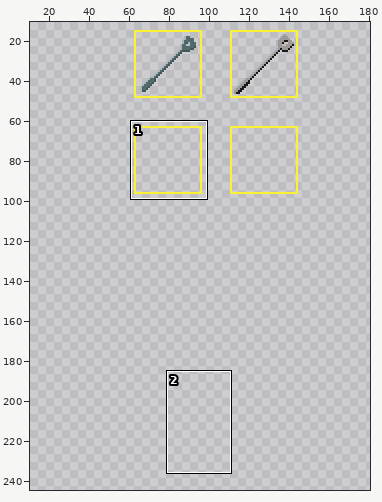
A pixel-art file gets an edit: Game/CrimsonDraft/Assets/Art/Sprites/UI/New/icons.aseprite. The picture above shows the old version from afar; the outline marks the close-up.
Close-up. Old version:
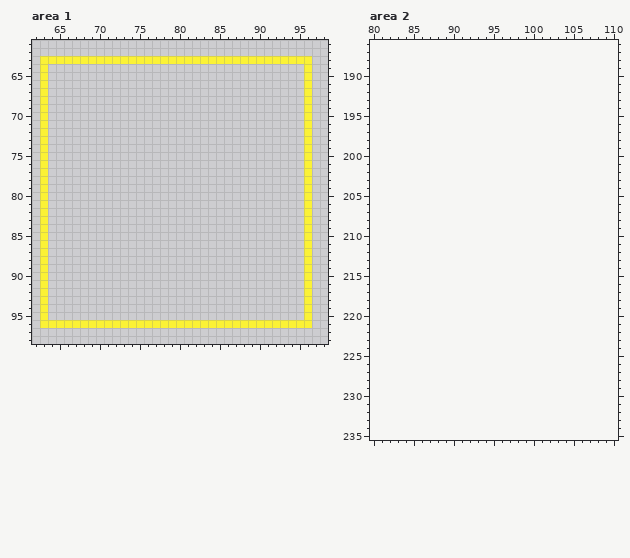
128x128 pixels, 1 frame. Colours within 5 levels of each other are drawn and written as one. Shown: area 1: x 62..98, y 61..98; area 2: x 80..110, y 186..235. The old version is drawn lined up with the new one, on the new canvas. The wide view leaves out empty margins. The commit also changed other parts of the picture, which this record leaves out.
Once edited:
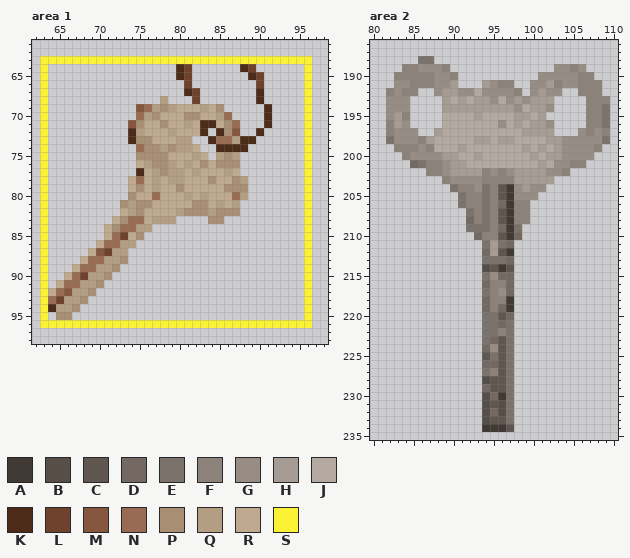
Palette (. is transparent): A #413a34  B #564e47  C #5e564f  D #736962  E #7b726c  F #8d827a  G #978d85  H #a69c93  J #b3a9a1  K #4c2b19  L #6e422c  M #87563e  N #996b52  P #a88e72  Q #b49e83  R #bfaa90  S #fbf236
Change:
canvas 128x128 -> 256x256, the old top-left corner now at 48,0
--- area 1
@@ x 62..98 @@
 63 .SSSSSSSSSSSSSSSSSSSSSSSSSSSSSSSSSS..
-64 .S................................S..
-65 .S................................S..
-66 .S................................S..
-67 .S................................S..
-68 .S................................S..
-69 .S................................S..
-70 .S................................S..
-71 .S................................S..
-72 .S................................S..
-73 .S................................S..
-74 .S................................S..
-75 .S................................S..
-76 .S................................S..
-77 .S................................S..
-78 .S................................S..
-79 .S................................S..
-80 .S................................S..
-81 .S................................S..
-82 .S................................S..
-83 .S................................S..
-84 .S................................S..
-85 .S................................S..
-86 .S................................S..
-87 .S................................S..
-88 .S................................S..
-89 .S................................S..
-90 .S................................S..
-91 .S................................S..
-92 .S................................S..
-93 .S................................S..
-94 .S................................S..
-95 .S................................S..
+64 .S................KL......KL......S..
+65 .S................KL.......KL.....S..
+66 .S.................L........L.....S..
+67 .S.................KL.......K.....S..
+68 .S..............Q...L.......K.....S..
+69 .S...........MNQPQRRRQRP.....K....S..
+70 .S...........NQPRRRPPRRQN....K....S..
+71 .S..........MPRRPRRQRKKRPN...K....S..
+72 .S..........KQRRRQRRRK.KPM..K.....S..
+73 .S..........KPPRRRQQ..KNNQKK......S..
+74 .S...........NPPQPQQR..KKKK.......S..
+75 .S...........PPPPRRRQR.QPQ........S..
+76 .S...........RQPPQRQRPRPPP........S..
+77 .S...........KRQPQQRQRRRQR........S..
+78 .S..........RNRQRQQRRRPRRPQ.......S..
+79 .S..........RPRQRRPRRRRRPPP.......S..
+80 .S..........PRRNRRRQRQRRRNQ.......S..
+81 .S.........PQPPRRRRRPPRQRQ........S..
+82 .S.........RQPRRRRQPPPQPPP........S..
+83 .S........RPNNRQQQ....PP..........S..
+84 .S.......RPNNQQ...................S..
+85 .S.......RNLRP....................S..
+86 .S......RNNQQ.....................S..
+87 .S.....RMLQQ......................S..
+88 .S....RNNQQP......................S..
+89 .S...RNNQQP.......................S..
+90 .S..RNLQQP........................S..
+91 .S.RNNQQP.........................S..
+92 .SRNMQQP..........................S..
+93 .SNLQQP...........................S..
+94 .SKQQP............................S..
+95 .S.PP.............................S..
 96 .SSSSSSSSSSSSSSSSSSSSSSSSSSSSSSSSSS..
--- area 2
@@ x 80..110 @@
 187 ...............................
-188 ...............................
-189 ...............................
-190 ...............................
-191 ...............................
-192 ...............................
-193 ...............................
-194 ...............................
-195 ...............................
-196 ...............................
-197 ...............................
-198 ...............................
-199 ...............................
-200 ...............................
-201 ...............................
-202 ...............................
-203 ...............................
-204 ...............................
-205 ...............................
-206 ...............................
-207 ...............................
-208 ...............................
-209 ...............................
-210 ...............................
-211 ...............................
-212 ...............................
-213 ...............................
-214 ...............................
-215 ...............................
-216 ...............................
-217 ...............................
-218 ...............................
-219 ...............................
-220 ...............................
-221 ...............................
-222 ...............................
-223 ...............................
-224 ...............................
-225 ...............................
-226 ...............................
-227 ...............................
-228 ...............................
-229 ...............................
-230 ...............................
-231 ...............................
-232 ...............................
-233 ...............................
-234 ...............................
+188 ......EE.......................
+189 ....FFGGGF.............GGFG....
+190 ...FFFFFGGF..........GGGGGFF...
+191 ...GGFFFGGH...HGFF..GGHFGGFFF..
+192 ..FGFF..GHHGGJGGGGF.GHGG..FFF..
+193 ..GGG....HJHJHHGJGHGHHH....FFF.
+194 ..GGG....HHHHHHHHHGJHHG....FFE.
+195 ..GHF....JJJJHJJJJHHJH.....FFE.
+196 ..FHG....JJJJJJJGJHJHHG....FFE.
+197 ..FGGG..HJJJJJJJJJJHHHH...GFGF.
+198 ..EGGGFHJJJJJHHJHHJJJJHHGGGGGE.
+199 ...FFFGFJJJHJJJJJJJHJHJHGGGGF..
+200 ....FGGGGHHJJHJJJJJJHJHHGGGG...
+201 .....DEFFGHHJJJJJJJJJHJGGFF....
+202 .......FFGHHHHFGFGHHHHGGF......
+203 .........FGGGGFFFFHHHHH........
+204 ..........EFFGEFCAGHGG.........
+205 ...........EFFEFCAGGG..........
+206 ...........EFFEFDAFF...........
+207 ............EFEFCAFF...........
+208 ............DFEFCAFF...........
+209 ............EEEFDAE............
+210 .............DFFCAD............
+211 ..............EHED.............
+212 ..............DHCA.............
+213 ..............EEED.............
+214 ..............BCAC.............
+215 ..............EGDD.............
+216 ..............DFFD.............
+217 ..............EFGD.............
+218 ..............DFFA.............
+219 ..............DFDA.............
+220 ..............EECD.............
+221 ..............EEDE.............
+222 ..............EEFE.............
+223 ..............EDCE.............
+224 ..............DGCE.............
+225 ..............CECE.............
+226 ..............DDCE.............
+227 ..............EFCE.............
+228 ..............BCCE.............
+229 ..............DCCE.............
+230 ..............BDAE.............
+231 ..............BCBE.............
+232 ..............BDBE.............
+233 ..............BCCE.............
+234 ..............AAAC.............
 235 ...............................
Pixel boxes of the changes (left, top, right, bottom) in both close-ups:
added: (48, 64, 272, 320)
added: (386, 56, 610, 432)
